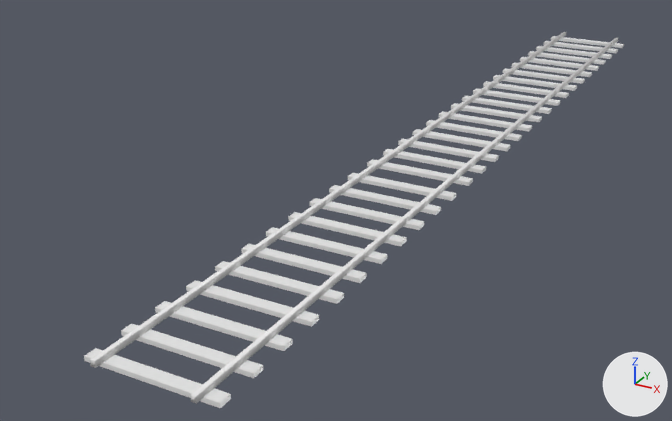
One commit to the Blender file SourceAssets/Environments/Subway/Props/TrainTracks.blend: the scene before it, then after it.
The view is the same before and after, from a 50 mm camera at (6.9, -18.1, 6.8) aimed at (-2.1, -1.7, -1.4). Lighting does not change. The marker at lower right points along +X, +Y and +Z. The older version comes first.
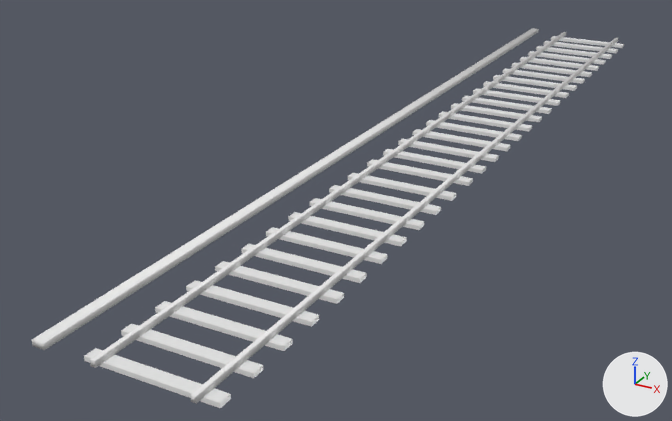
Edits to the scene script, one JSON object a line:
```json
{"block": "me_cube", "where": "# used by ob_cube; location = (0.0, 0.0, 0.0)"}
{"op": "remove", "block": "me_cube", "code": "me_cube.from_pydata(...)  # 254 vertices, 146 faces; spans x -1.1..0.0, y -10.7..10.7, z 0.0..0.2"}
{"op": "add", "block": "me_cube", "code": "me_cube.from_pydata(...)  # 412 vertices, 304 faces; spans x -1.9..1.1, y -10.7..10.7, z 0.0..0.2"}
{"block": "me_cube", "change": "me_cube part 1: the loose piece of 20 vertices spanning x -0.8, y -10.7..10.7, z 0.1..0.2 is copied, and the copy is moved by (-1.0, 0.0, 0.0); it spans x -1.9..-1.7, y -10.7..10.7, z 0.1..0.2"}
{"block": "me_cube", "change": "other edits to the shape of me_cube do not show in these pictures"}
{"op": "remove", "block": "ob_cube", "code": "_m = ob_cube.modifiers.new('Mirror', 'MIRROR')"}
```

Changed parts and their boxes [x1, y1, x2, y2] in the pictures (672 x 421 px):
```json
{"object": "Cube", "change": "reshaped, modifiers changed", "before": [84, 32, 624, 408], "after": [32, 28, 624, 408], "on screen": "10% wider"}
{"part": 1, "of": "me_cube", "change": "added", "after": [32, 28, 539, 350]}
```
